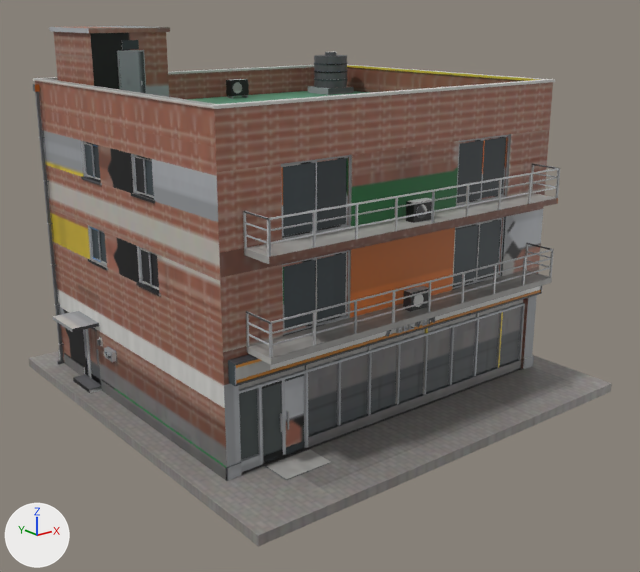
Two versions of the FBX model cs2_ilsan/CS2Assets/IlsanShop01/IlsanShop01.fbx, one commit apart.
One viewpoint serves both versions: a 50 mm camera at (-19.4, -24.87, 13.27) aimed at (-0.2, -0.86, 3.67). The axes (+X, +Y, +Z) are drawn at lower left. The lights are the same throughout. The older version comes first. Where no turn or scale is listed for an object, it has been applied to the vertices.

Objects in the first picture: 'IlsanShop01'.
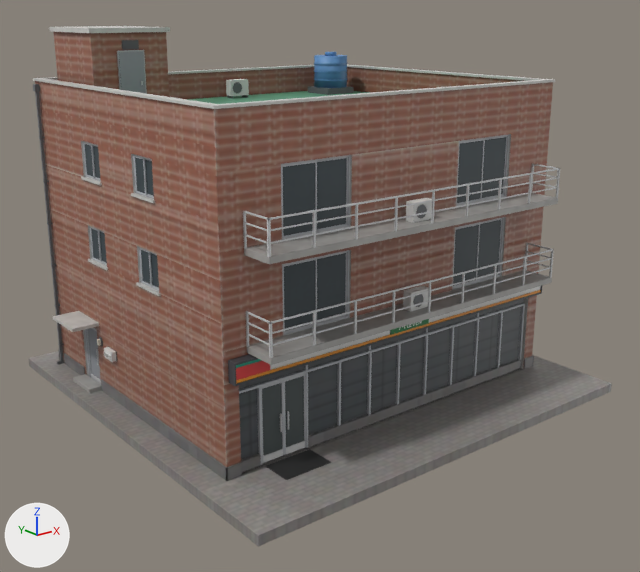
The change, as a list of edits to the scene's bpy script:
```text
Change me_ilsanshop01:
    used by ob_ilsanshop01; location = (0.0, 0.0, 0.0)
    remove me_ilsanshop01.from_pydata(...)  # 6466 vertices, 10126 faces; spans x -8.0..7.9, y -7.9..7.9, z -0.3..12.6
    add me_ilsanshop01.from_pydata(...)  # 6480 vertices, 10146 faces; spans x -8.0..7.9, y -7.9..7.9, z -0.3..12.6
    me_ilsanshop01 part 1: 151 vertices moved from x -6.9..3.6, y -5.4..2.8, z 3.2..9.0 to x -6.9..3.6, y -5.3..2.8, z 3.3..9.0; 938 vertices removed from x -1.1..1.1, y -5.4..-5.3, z 3.2..3.6; 1056 vertices added at x -0.9..0.9, y -5.3, z 3.2..3.5
    me_ilsanshop01 part 2: 7415 kept faces spanning x -8.0..7.9, y -7.9..7.9, z -0.3..12.6 get new texture (UV) coordinates
    other edits to the shape of me_ilsanshop01 do not show in these pictures
```

Where the change shows, as pixel boxes (x1, y1, x2, y2) in the pictures (640 x 572 px; the box of a moved part takes in the faces that stretch with it):
part 1 of me_ilsanshop01, moved or reshaped: before (85, 144, 496, 337); after (85, 141, 483, 335)
part 2 of me_ilsanshop01, surface changed: (33, 26, 575, 504) in both
